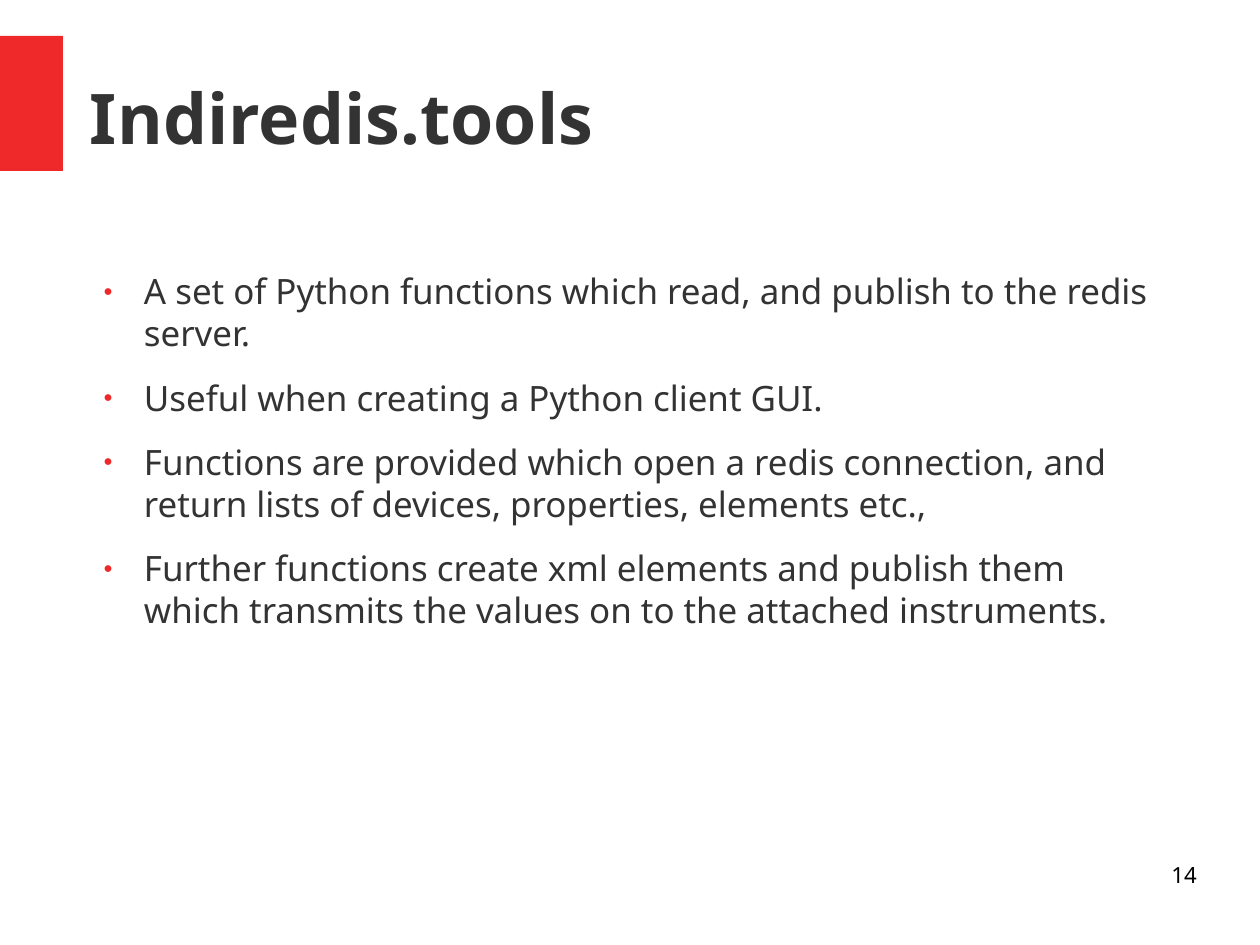
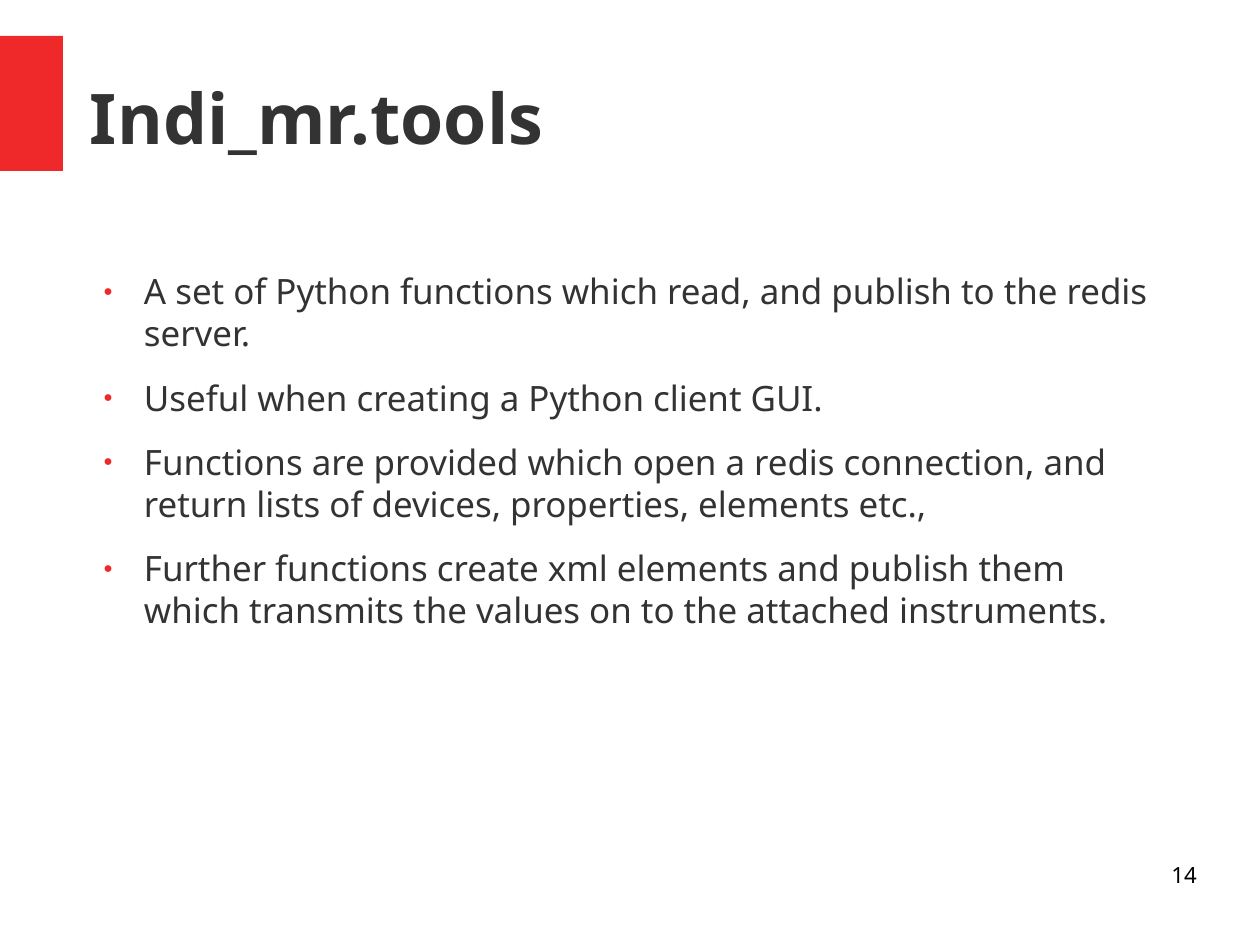
Before and after one commit to bernie-skipole/indi, a slide deck: slide 14 of indislides.odp. Drawn at 1260x945 pixels with LibreOffice and Linux fonts; fonts in the diff are those of the drawing. Boxes give left, top, right and bottom in pixels: in the first picture for what was removed or moved away, otherwise in the second. Text is boxed around its words. In the diff, an @@ line names an element or a change of style, - is before the commit and + after.

```diff
--- a/indislides.odp
+++ b/indislides.odp
@@ title at box(90, 91, 543, 155): text changed @@
-Indiredis.tools
+Indi_mr.tools
```
Also in this commit, not shown: 9 other slides changed, 9 other files.
